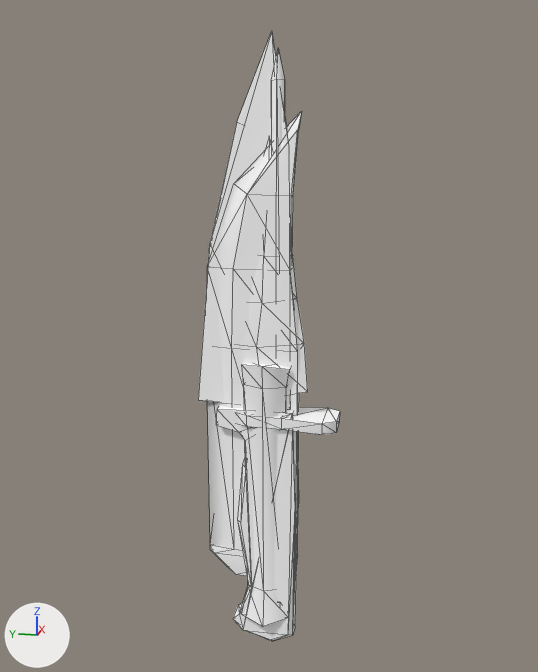
Two versions of the FBX model Contents/mods/Authentic Z - Current/media/models_X/weapons/1handed/SpikePick.fbx, one commit apart.
The view is the same before and after, from a 50 mm camera at (-0.00264, -0.0005, 0.00166) aimed at (0.00003, 0.00004, 0.00099). The axes (+X, +Y, +Z) are drawn at lower left. The lights are the same throughout. Mesh edges are drawn as thin lines. Where no turn or scale is listed for an object, it has been applied to the vertices.

Script lines for the objects in view, before the commit:
```python
me_bayonet = bpy.data.meshes.new('Bayonet')
me_bayonet.from_pydata(...)  # 78 vertices, 148 faces; spans x -0.00009..0.00009, y -0.00023..0.00015, z -0.00014..0.00171
me_bayonet.materials.append(mat_06___default)  # its picture is missing
me_flintknife = bpy.data.meshes.new('FlintKnife')
me_flintknife.from_pydata(...)  # 44 vertices, 80 faces; spans x -0.00009..0.00009, y -0.00012..0.00021, z -0.00017..0.0015
me_flintknife.materials.append(mat_01___default_001)  # its picture is missing
me_huntingknife = bpy.data.meshes.new('HuntingKnife')
me_huntingknife.from_pydata(...)  # 32 vertices, 56 faces; spans x -0.00002..0.00002, y -0.00008..0.00027, z 0.0..0.0018
me_huntingknife.materials.append(mat_21___default)  # its picture is missing
me_icepick = bpy.data.meshes.new('IcePick')
me_icepick.from_pydata(...)  # 9 vertices, 12 faces; spans x -0.00002..0.00002, y -0.00002..0.00002, z 0.0..0.002
me_icepick.materials.append(mat_01___default)  # its picture is missing
me_knife = bpy.data.meshes.new('Knife')
me_knife.from_pydata(...)  # 56 vertices, 104 faces; spans x -0.00005..0.00005, y -0.00008..0.00031, z -0.00028..0.00206
me_knife.materials.append(mat_03___default)  # its picture is missing
ob_bayonet = bpy.data.objects.new('Bayonet', me_bayonet)
ob_bayonet.location = (0.0, 0.0, 0.0)
ob_flintknife = bpy.data.objects.new('FlintKnife', me_flintknife)
ob_flintknife.location = (0.0, 0.0, 0.0)
ob_huntingknife = bpy.data.objects.new('HuntingKnife', me_huntingknife)
ob_huntingknife.location = (0.0, 0.0, 0.0)
ob_icepick = bpy.data.objects.new('IcePick', me_icepick)
ob_icepick.location = (0.0, 0.0, 0.0)
ob_knife = bpy.data.objects.new('Knife', me_knife)
ob_knife.location = (0.0, 0.0, 0.0)
```
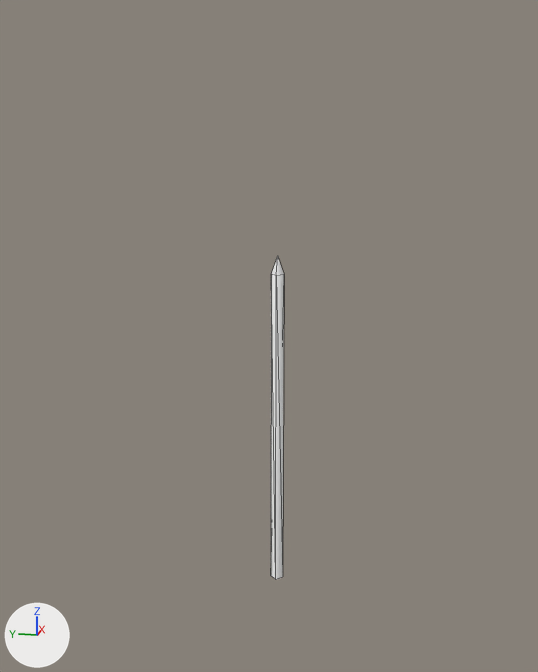
The newer file is also rescaled (x1.777), turned or shifted as a whole; pictures and numbers use the older file's frame.

Location of each change, (x1, y1, x2, y2) in pixels of the pictures (538 x 672 px):
'HuntingKnife', deleted
    before: (207, 111, 302, 577)
'Knife', deleted
    before: (198, 31, 299, 641)
'FlintKnife', deleted
    before: (241, 233, 308, 627)
'Bayonet', deleted
    before: (240, 408, 340, 435)
'IcePick', unchanged, uncovered by the edit
    before: (271, 49, 285, 287)
    after: (271, 256, 284, 579)

The change, as a list of edits to the scene's bpy script:
```text
Remove ob_huntingknife:
    ob_huntingknife = bpy.data.objects.new('HuntingKnife', me_huntingknife)
    ob_huntingknife.location = (0.0, 0.0, 0.0)
Remove ob_knife:
    ob_knife = bpy.data.objects.new('Knife', me_knife)
    ob_knife.location = (0.0, 0.0, 0.0)
Remove ob_flintknife:
    ob_flintknife = bpy.data.objects.new('FlintKnife', me_flintknife)
    ob_flintknife.location = (0.0, 0.0, 0.0)
Remove ob_bayonet:
    ob_bayonet = bpy.data.objects.new('Bayonet', me_bayonet)
    ob_bayonet.location = (0.0, 0.0, 0.0)
```
